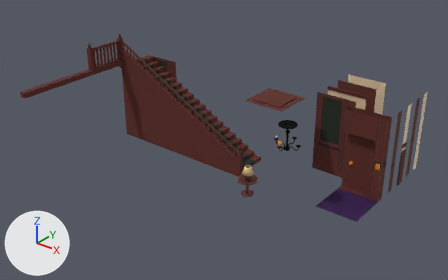
Two versions of the FBX model Assets/Models/Buil01.fbx, one commit apart.
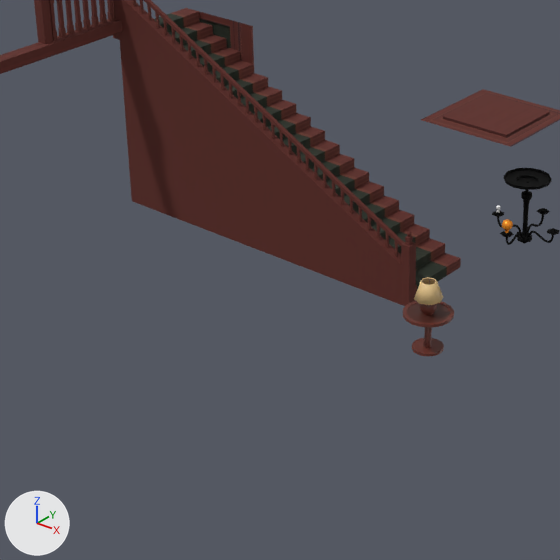
Each version is shown whole from a 50 mm lens placed at (12.49, -19.81, 14.59), pointed at (-3.91, 0.68, 1.88), then close up on the part from 16% to 67% of the width and 18% to 100% of the height. The axes (+X, +Y, +Z) are drawn at lower left. The lights are the same throughout. The first two pictures are the older version. Where no turn or scale is listed for an object, it has been applied to the vertices.

Objects in the first close-up: 'Ceiling03', 'Chandeliers', 'Stairs', 'StairsBarrier0', 'Stairs_Ramp', 'Stairs_carpet', 'Table_Small', 'Wall1.001', 'stairs_ground_ramp' and 3 more.
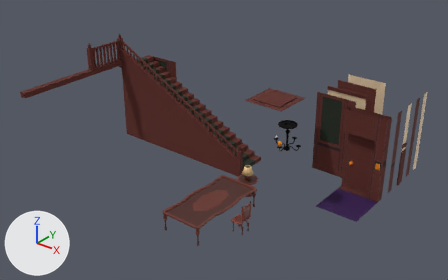
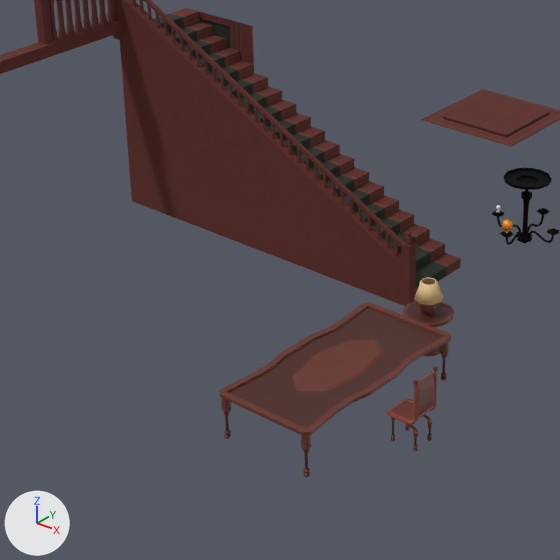
Changed parts and their boxes (x1, y1, x2, y2) in the close-ups (560 x 560 px):
'Table_Large01', added (brown)
    after: (220, 302, 451, 477)
'Chair01', added (brown)
    after: (388, 366, 438, 451)

The change, as a diff of the scene's bpy script:
```diff
--- a/Assets/Models/Buil01.fbx.py
+++ b/Assets/Models/Buil01.fbx.py
@@ me_cube_054 @@
+me_cube_054.from_pydata(...)  # 824 vertices, 787 faces; spans x -1.0..1.0, y -1.99..2.01, z 0.0..0.9
+me_cube_054.materials.append(mat_props01)  # picture img_props01_psd
@@ me_plane_031 @@
+me_plane_031.from_pydata(...)  # 740 vertices, 706 faces; spans x -0.315..0.306, y -0.292..0.292, z -0.002..1.405
+me_plane_031.materials.append(mat_props01)  # picture img_props01_psd
@@ ob_table_large01 @@
+ob_table_large01 = bpy.data.objects.new('Table_Large01', me_cube_054)
+ob_table_large01.location = (-2.0, -2.58, 0.0)
@@ ob_chair01 @@
+ob_chair01 = bpy.data.objects.new('Chair01', me_plane_031)
+ob_chair01.location = (-0.41, -2.59, 0.0)
```
